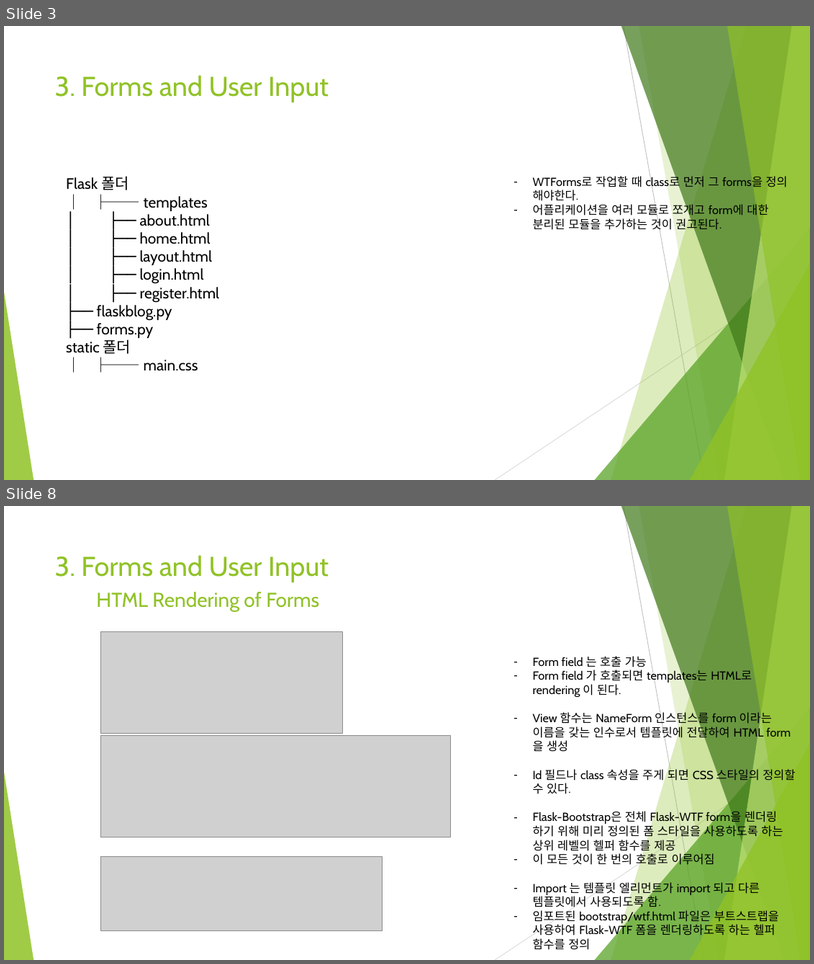
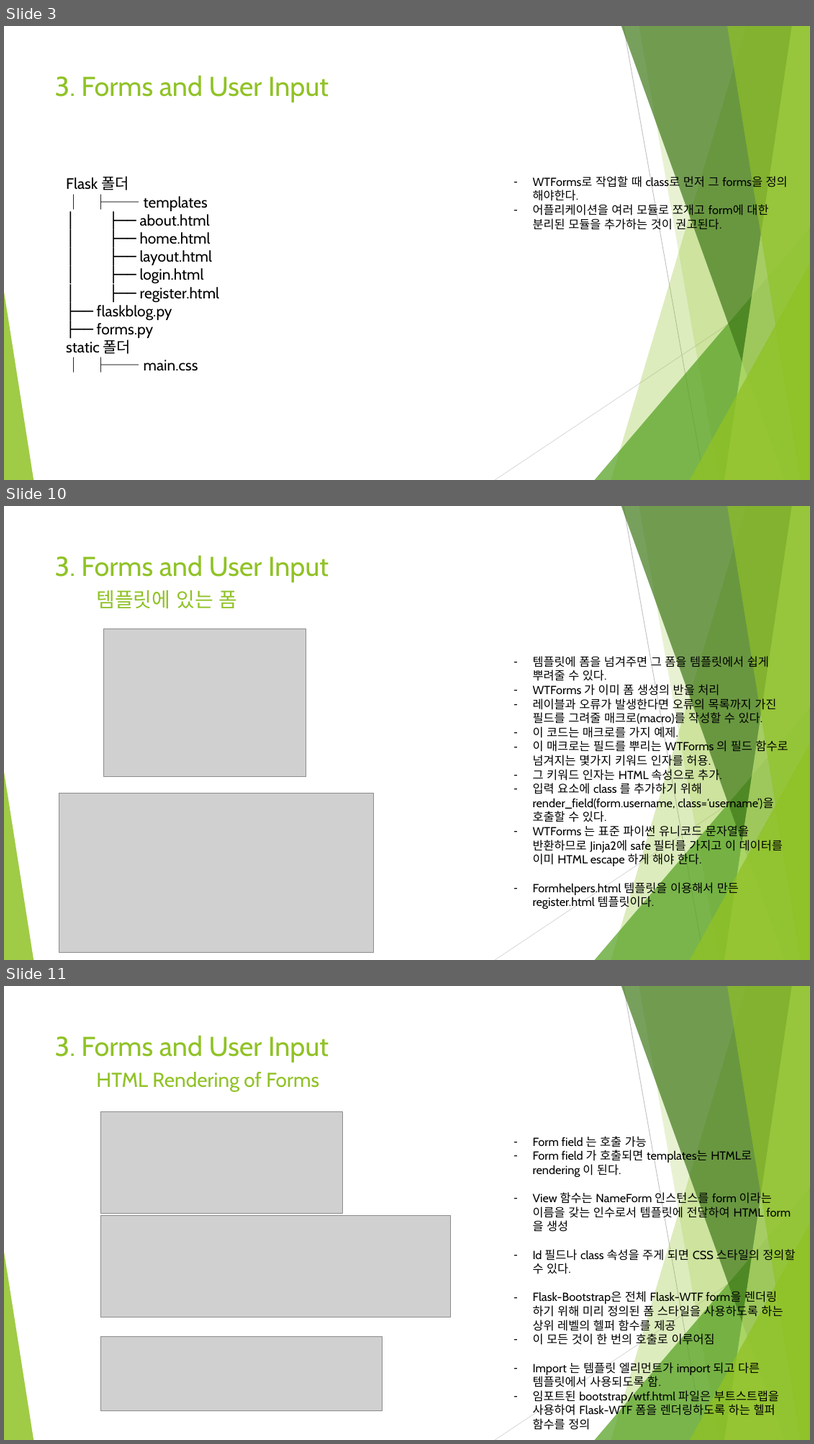
Before and after one commit to Heechul90/Flask, a slide deck: Study/03. Forms and User Input/Forms and User Input.pptx. Shown one above the other, each under a label of ours: slides 3 and 8 before the commit, slides 3, 10 and 11 after it; the slides between them are not shown. The pictures are 814x964 and 814x1444 pixels, drawn with LibreOffice and Linux fonts; fonts in the diff are those of the drawing; grey boxes stand for pictures. Boxes give left, top, right and bottom in pixels: in the first picture for what was removed or moved away, otherwise in the second. Text is boxed around its words. In the diff, an @@ line names an element or a change of style, - is before the commit and + after.

Commit message:
forms and package structure

```diff
--- a/Study/03. Forms and User Input/Forms and User Input.pptx
+++ b/Study/03. Forms and User Input/Forms and User Input.pptx
@@ slide 10 added at (4, 506, 810, 960), background #FFFFFF; not listed: 10 template elements that a slide beside it also shows @@
@@ title added at (55, 555, 329, 582), 32.4 pt, text #90C226 @@
+3. Forms and User Input
@@ text added at (96, 590, 238, 608), 24 pt, text #90C226 @@
+템플릿에 있는 폼
@@ picture added at (104, 629, 306, 777) @@
@@ text added at (533, 654, 789, 910), 14 pt, text #000000 @@
+– 템플릿에 폼을 넘겨주면 그 폼을 템플릿에서 쉽게 뿌려줄 수 있다.
+– WTForms 가 이미 폼 생성의 반을 처리
+– 레이블과 오류가 발생한다면 오류의 목록까지 가진 필드를 그려줄 매크로(macro)를 작성할 수 있다.
+– 이 코드는 매크로를 가지 예제.
+– 이 매크로는 필드를 뿌리는 WTForms 의 필드 함수로 넘겨지는 몇가지 키워드 인자를 허용.
+– 그 키워드 인자는 HTML 속성으로 추가.
+– 입력 요소에 class 를 추가하기 위해 render_field(form.username, class=‘username’)을 호출할 수 있다.
+– WTForms 는 표준 파이썬 유니코드 문자열을 반환하므로 Jinja2에 safe 필터를 가지고 이 데이터를 이미 HTML escape 하게 해야 한다.
+– Formhelpers.html 템플릿을 이용해서 만든 register.html 템플릿이다.
@@ picture added at (59, 793, 373, 952) @@
@@ what was slide 8 is now slide 11 @@
```
Also in this commit, not shown: 5 slides changed, 2 other slides added, 4 other files.
